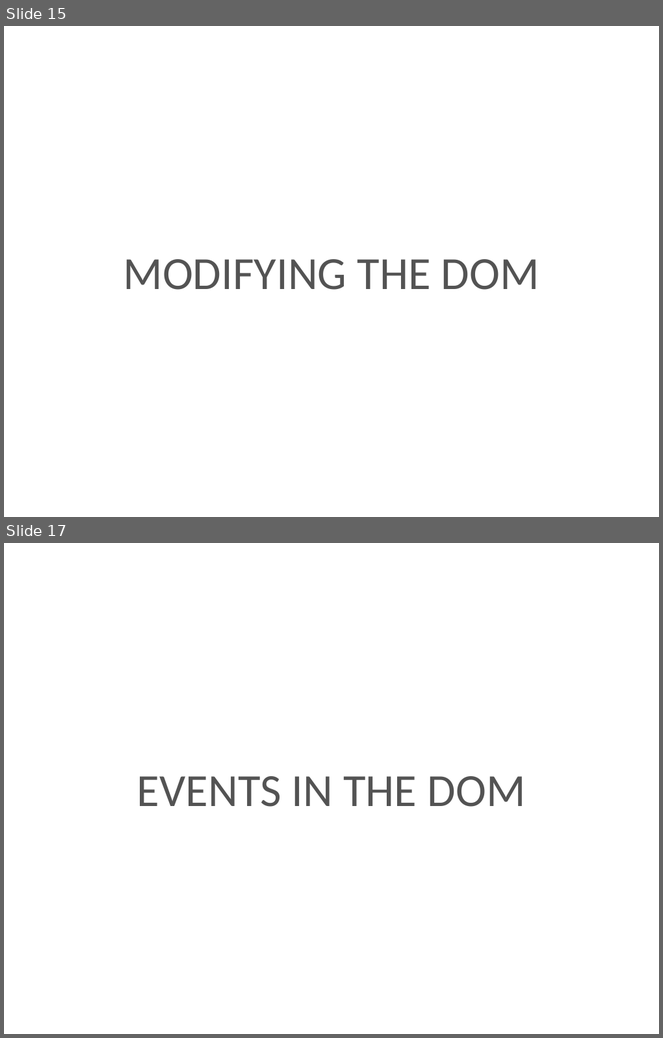
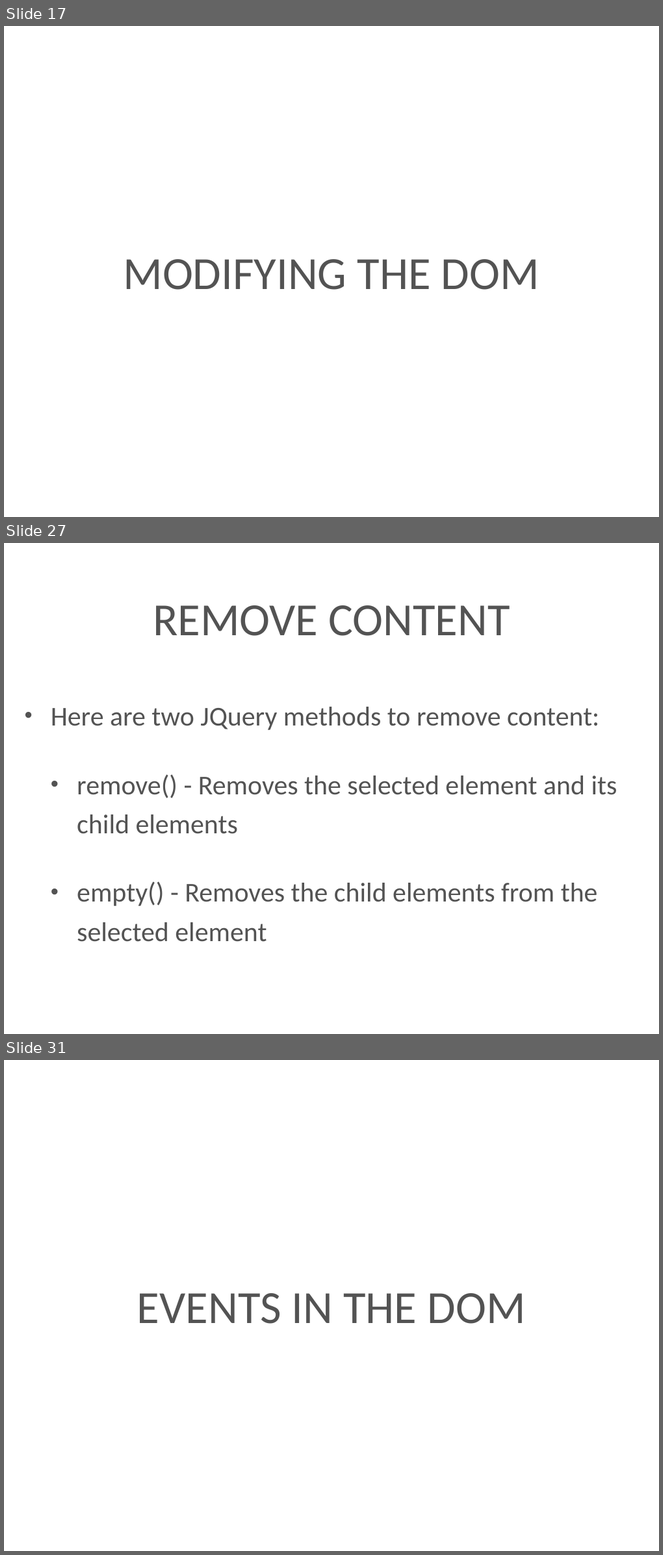
Before and after one commit to kenton-steiner18/Techtasks, a slide deck: presentation/jQuery.pptx. Shown one above the other, each under a label of ours: slides 15 and 17 before the commit, slides 17, 27 and 31 after it; the slides between them are not shown. The pictures are 663x1038 and 663x1555 pixels, drawn with LibreOffice and Linux fonts; fonts in the diff are those of the drawing; background and template pictures are left out. Boxes give left, top, right and bottom in pixels: in the first picture for what was removed or moved away, otherwise in the second. Text is boxed around its words. In the diff, an @@ line names an element or a change of style, - is before the commit and + after.

Commit message:
Add files via upload
Add the part of modify DOM and the introduction of JQuery

```diff
--- a/presentation/jQuery.pptx
+++ b/presentation/jQuery.pptx
@@ slide 27 added at <box>4,543,659,1034</box>, background picture (left out) @@
@@ title added at <box>153,605,510,636</box>, 72 pt, text #535353 @@
+REMOVE CONTENT
@@ text added at <box>51,707,618,942</box>, 42.5 pt, text #535353 @@
+• Here are two JQuery methods to remove content:
+  • remove() - Removes the selected element and its child elements
+  • empty() - Removes the child elements from the selected element
@@ what was slide 15 is now slide 17 @@
@@ what was slide 17 is now slide 31 @@
```
Also in this commit, not shown: 2 slides changed, 14 other slides added, 1 slide removed.
